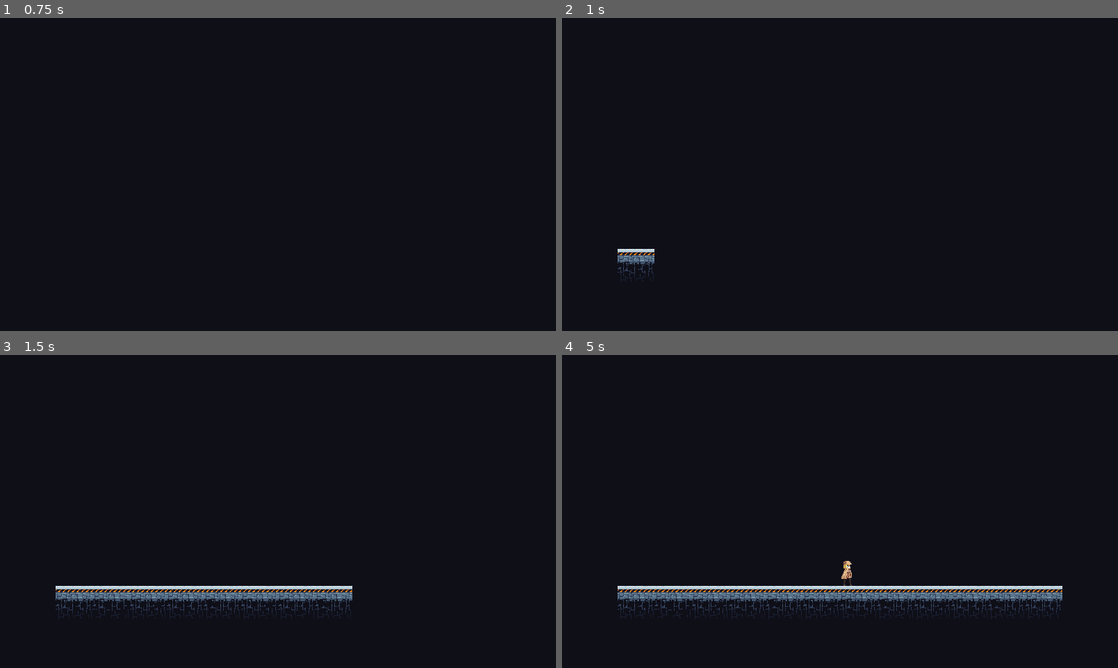
Above: before the commit, frames 1-4 (two rows, left to right).
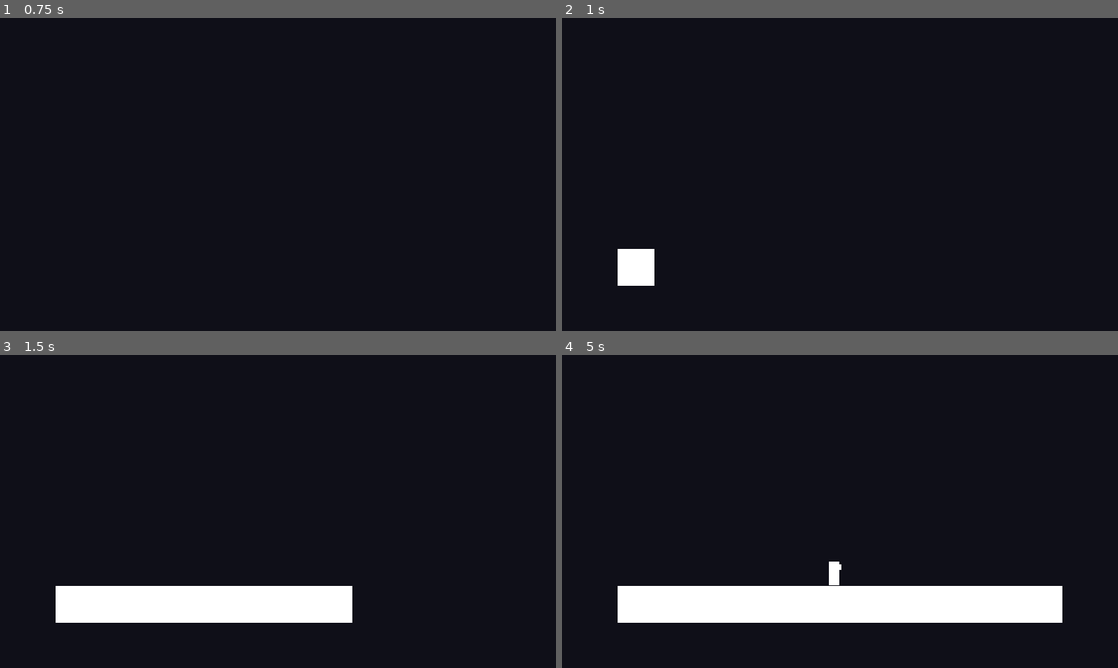
Above: after the commit, the same moments.

Repository: kuma-gee/my-first-game
Game: Godot game, scene res://game.tscn
The game is run twice, just before and just after one commit, with the same random seed, the same clock (stepped at 60 frames per second) and the same inputs.
Inputs:
- Up to frame 1 (0.75 s): tap Enter at 0.5 s; hold D (move_right) from 0.53 s (still down)
- Up to frame 2 (1 s): keep holding D (move_right)
- Up to frame 3 (1.5 s): release D (move_right) at 1.28 s; hold A (move_left) from 1.28 s (still down)
- Up to frame 4 (5 s): tap Space at 2 s; release A (move_left) at 2.03 s; hold D (move_right) 2.03-3.53 s; tap Enter at 3.5 s; hold A (move_left) from 3.53 s (still down)

Frame 1 is identical in both runs. In frame 2, 0.8% of the frame differs, in the area x 10-17%, y 73-86%; in frame 3, 6.3%; in frame 4, 9.7%, in the area x 10-90%, y 65-86%.

Commit message:
change to simple assets

Diff:
--- a/game.gd
+++ b/game.gd
@@ -1,5 +1,6 @@
 extends Node2D
 
+const TILE_ATLAS = Vector2(0, 2)
 const PLACE_TILE_DELAY = 0.05
 const PLACE_PLAYER_DELAY = 0.5
 const PLAYER_MOVEMENT_DELAY = 2.0
@@ -38,9 +39,9 @@
 	await _fill_range(Vector2(-8, highest_y + 2), Vector2(7, highest_y), Vector2(1, -1), true)
 
 	# make sure terrain is updated
-	for coord in map.get_used_cells(0):
-		map.set_cells_terrain_connect(0, [coord], 0, 0)
-		await _wait(PLACE_TILE_DELAY / 2)
+#	for coord in map.get_used_cells(0):
+#		map.set_cells_terrain_connect(0, [coord], 0, 0)
+#		await _wait(PLACE_TILE_DELAY / 2)
 	enclosed = true
 
 func _fill_range(start: Vector2, end: Vector2, diff = Vector2(1, 1), connect = false):
@@ -49,11 +50,11 @@
 			var coord = Vector2i(x, y)
 
 			if map.get_cell_tile_data(0, coord) == null:
-				map.set_cell(0, coord, 1, Vector2(2, 0))
+				map.set_cell(0, coord, 1, TILE_ATLAS)
 				await _wait(PLACE_TILE_DELAY)
 
-			if connect:
-				map.set_cells_terrain_connect(0, [coord], 0, 0)
+#			if connect:
+#				map.set_cells_terrain_connect(0, [coord], 0, 0)
 
 
 func _on_player_left_screen():
--- a/game.tscn
+++ b/game.tscn
@@ -78,6 +78,42 @@
 "transitions": PackedFloat32Array(1),
 "update": 1,
 "values": [100]
+}
+
+[sub_resource type="Animation" id="Animation_yd82p"]
+resource_name = "enable_player_move"
+length = 6.0
+tracks/0/type = "method"
+tracks/0/imported = false
+tracks/0/enabled = true
+tracks/0/path = NodePath("Player")
+tracks/0/interp = 1
+tracks/0/loop_wrap = true
+tracks/0/keys = {
+"times": PackedFloat32Array(0, 1, 2),
+"transitions": PackedFloat32Array(1, 1, 1),
+"values": [{
+"args": [],
+"method": &"enable_flip"
+}, {
+"args": [],
+"method": &"enable_accel"
+}, {
+"args": [],
+"method": &"enable_anim"
+}]
+}
+tracks/1/type = "value"
+tracks/1/imported = false
+tracks/1/enabled = true
+tracks/1/path = NodePath("Player:speed")
+tracks/1/interp = 1
+tracks/1/loop_wrap = true
+tracks/1/keys = {
+"times": PackedFloat32Array(3, 4.5, 6),
+"transitions": PackedFloat32Array(1, 1, 1),
+"update": 1,
+"values": [200, 800, 300]
 }
 
 [sub_resource type="Animation" id="Animation_bec8w"]
@@ -203,7 +239,7 @@
 "times": PackedFloat32Array(0),
 "transitions": PackedFloat32Array(1),
 "update": 1,
-"values": [100]
+"values": [200]
 }
 
 [sub_resource type="Animation" id="Animation_5b5px"]
@@ -248,42 +284,6 @@
 "values": [false]
 }
 
-[sub_resource type="Animation" id="Animation_yd82p"]
-resource_name = "enable_player_move"
-length = 6.0
-tracks/0/type = "method"
-tracks/0/imported = false
-tracks/0/enabled = true
-tracks/0/path = NodePath("Player")
-tracks/0/interp = 1
-tracks/0/loop_wrap = true
-tracks/0/keys = {
-"times": PackedFloat32Array(0, 1, 2),
-"transitions": PackedFloat32Array(1, 1, 1),
-"values": [{
-"args": [],
-"method": &"enable_flip"
-}, {
-"args": [],
-"method": &"enable_accel"
-}, {
-"args": [],
-"method": &"enable_anim"
-}]
-}
-tracks/1/type = "value"
-tracks/1/imported = false
-tracks/1/enabled = true
-tracks/1/path = NodePath("Player:speed")
-tracks/1/interp = 1
-tracks/1/loop_wrap = true
-tracks/1/keys = {
-"times": PackedFloat32Array(3, 4.5, 6),
-"transitions": PackedFloat32Array(1, 1, 1),
-"update": 1,
-"values": [400, 800, 200]
-}
-
 [sub_resource type="AnimationLibrary" id="AnimationLibrary_onv6d"]
 _data = {
 "RESET": SubResource("Animation_crjna"),
--- a/player.gd
+++ b/player.gd
@@ -6,10 +6,10 @@
 @export var speed := 400
 
 @onready var collision := $CollisionShape2D
-@onready var sprite := $Sprite2D
+@onready var body := $Body
 @onready var anim := $AnimationPlayer
 
-var gravity = Vector2.DOWN * 2 # First time should be slower
+var gravity = Vector2.DOWN * 3 # First time should be slower
 
 var gravity_enabled := true
 var input_enabled := false
@@ -31,7 +31,7 @@
 
 		if flip_enabled:
 			if abs(motion) > 0:
-				sprite.flip_h = sign(motion) == -1
+				body.scale.x = sign(motion)
 
 		if anim_enabled:
 			if velocity.length() > 0:
--- a/player.tscn
+++ b/player.tscn
@@ -11,7 +11,7 @@
 tracks/0/type = "value"
 tracks/0/imported = false
 tracks/0/enabled = true
-tracks/0/path = NodePath("Sprite2D:frame")
+tracks/0/path = NodePath("Body/Sprite2D:frame")
 tracks/0/interp = 1
 tracks/0/loop_wrap = true
 tracks/0/keys = {
@@ -40,7 +40,7 @@
 tracks/0/type = "value"
 tracks/0/imported = false
 tracks/0/enabled = true
-tracks/0/path = NodePath("Sprite2D:frame")
+tracks/0/path = NodePath("Body/Sprite2D:frame")
 tracks/0/interp = 1
 tracks/0/loop_wrap = true
 tracks/0/keys = {
@@ -56,7 +56,7 @@
 tracks/0/type = "value"
 tracks/0/imported = false
 tracks/0/enabled = true
-tracks/0/path = NodePath("Sprite2D:frame")
+tracks/0/path = NodePath("Body/Sprite2D:frame")
 tracks/0/interp = 1
 tracks/0/loop_wrap = true
 tracks/0/keys = {
@@ -77,10 +77,25 @@
 collision_layer = 2
 script = ExtResource("1_tmsmg")
 
-[node name="Sprite2D" type="Sprite2D" parent="."]
+[node name="Body" type="Node2D" parent="."]
+
+[node name="Sprite2D" type="Sprite2D" parent="Body"]
+visible = false
 texture = ExtResource("1_88tod")
 hframes = 10
 vframes = 2
+
+[node name="ColorRect" type="ColorRect" parent="Body"]
+offset_left = -9.0
+offset_top = -9.0
+offset_right = 9.0
+offset_bottom = 31.0
+
+[node name="ColorRect2" type="ColorRect" parent="Body/ColorRect"]
+offset_left = 4.0
+offset_top = 4.0
+offset_right = 22.0
+offset_bottom = 14.0
 
 [node name="CollisionShape2D" type="CollisionShape2D" parent="."]
 position = Vector2(0, 11)
--- a/tileset.tres
+++ b/tileset.tres
@@ -171,6 +171,10 @@
 6:3/0 = 0
 6:3/0/physics_layer_0/linear_velocity = Vector2(0, 0)
 6:3/0/physics_layer_0/angular_velocity = 0.0
+0:2/0 = 0
+0:2/0/physics_layer_0/linear_velocity = Vector2(0, 0)
+0:2/0/physics_layer_0/angular_velocity = 0.0
+0:2/0/physics_layer_0/polygon_0/points = PackedVector2Array(-32, -32, 32, -32, 32, 32, -32, 32)
 
 [resource]
 tile_size = Vector2i(64, 64)
Binary file added: assets/Checkbox_Checked.png
Not shown, added: assets/Checkbox_Checked.png.import
Binary file added: assets/Checkbox_Normal.png
Not shown, added: assets/Checkbox_Normal.png.import
Binary file added: assets/Checkbox_Pressed.png
Not shown, added: assets/Checkbox_Pressed.png.import
Binary file changed: assets/Mouse.png
Binary file added: assets/SliderDrag.png
Not shown, added: assets/SliderDrag.png.import
Binary file changed: assets/Tiles64.png
